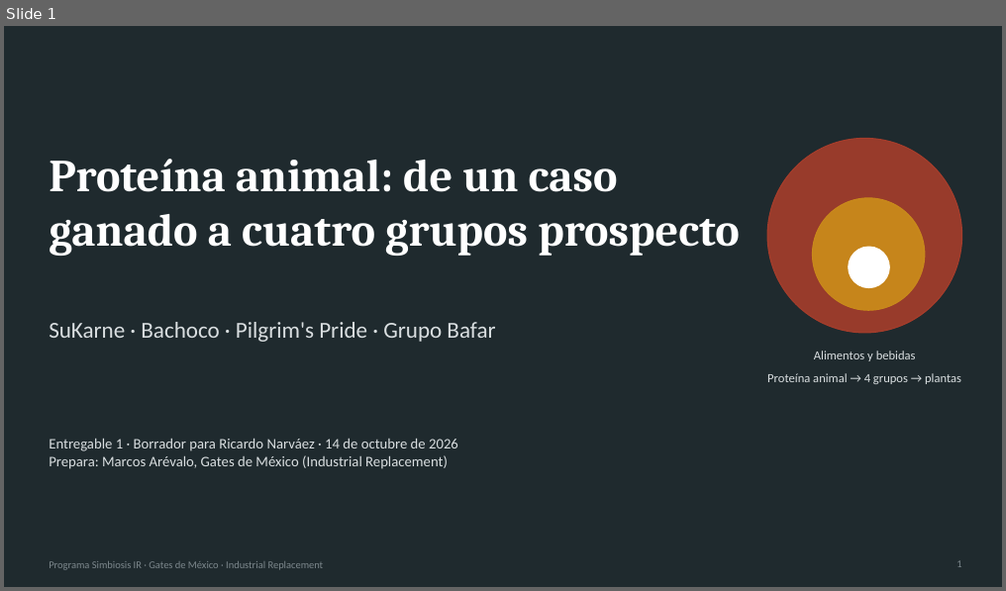
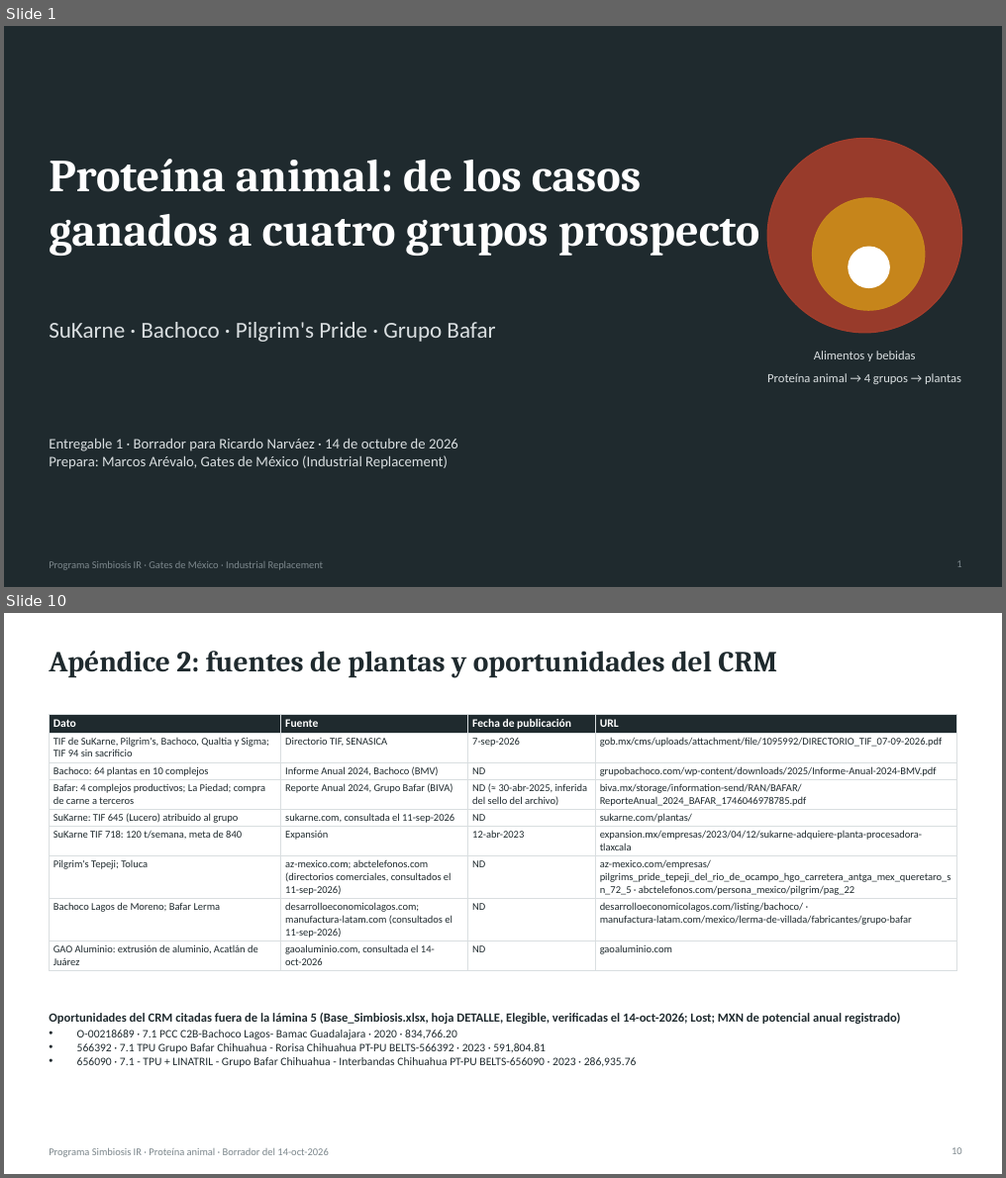
Before and after one commit to Marckqalex/Simbiosis-IR, a slide deck: entregables/Simbiosis_IR_Proteina_Animal_Entregable1.pptx. Shown one above the other, each under a label of ours: slide 1 before the commit, slides 1 and 10 after it; the slides between them are not shown. The pictures are 1006x591 and 1006x1178 pixels, drawn with LibreOffice and Linux fonts; fonts in the diff are those of the drawing. Boxes give left, top, right and bottom in pixels: in the first picture for what was removed or moved away, otherwise in the second. Text is boxed around its words. In the diff, an @@ line names an element or a change of style, - is before the commit and + after.

```diff
--- a/entregables/Simbiosis_IR_Proteina_Animal_Entregable1.pptx
+++ b/entregables/Simbiosis_IR_Proteina_Animal_Entregable1.pptx
@@ slide 10 added at box(4, 613, 1002, 1174), background #FFFFFF @@
@@ title added at box(49, 651, 777, 678), 28 pt, text #1F2A2E, bold @@
+Apéndice 2: fuentes de plantas y oportunidades del CRM
@@ table added at box(49, 714, 957, 1058), 9 rows, 4 columns @@
+Dato | Fuente | Fecha de publicación | URL
+TIF de SuKarne, Pilgrim's, Bachoco, Qualtia y Sigma; TIF 94 sin sacrificio | Directorio TIF, SENASICA | 7-sep-2026 | gob.mx/cms/uploads/attachment/file/1095992/DIRECTORIO_TIF_07-09-2026.pdf
+Bachoco: 64 plantas en 10 complejos | Informe Anual 2024, Bachoco (BMV) | ND | grupobachoco.com/wp-content/downloads/2025/Informe-Anual-2024-BMV.pdf
+Bafar: 4 complejos productivos; La Piedad; compra de carne a terceros | Reporte Anual 2024, Grupo Bafar (BIVA) | ND (≈ 30-abr-2025, inferida del sello del archivo) | biva.mx/storage/information-send/RAN/BAFAR/ReporteAnual_2024_BAFAR_1746046978785.pdf
+SuKarne: TIF 645 (Lucero) atribuido al grupo | sukarne.com, consultada el 11-sep-2026 | ND | sukarne.com/plantas/
+SuKarne TIF 718: 120 t/semana, meta de 840 | Expansión | 12-abr-2023 | expansion.mx/empresas/2023/04/12/sukarne-adquiere-planta-procesadora-tlaxcala
+Pilgrim's Tepeji; Toluca | az-mexico.com; abctelefonos.com (directorios comerciales, consultados el 11-sep-2026) | ND | az-mexico.com/empresas/pilgrims_pride_tepeji_del_rio_de_ocampo_hgo_carretera_antga_mex_queretaro_sn_72_5 · abctelefonos.com/persona_mexico/pilgrim/pag_22
+Bachoco Lagos de Moreno; Bafar Lerma | desarrolloeconomicolagos.com; manufactura-latam.com (consultados el 11-sep-2026) | ND | desarrolloeconomicolagos.com/listing/bachoco/ · manufactura-latam.com/mexico/lerma-de-villada/fabricantes/grupo-bafar
+GAO Aluminio: extrusión de aluminio, Acatlán de Juárez | gaoaluminio.com, consultada el 14-oct-2026 | ND | gaoaluminio.com
@@ text added at box(49, 1013, 901, 1067), 11 pt, text #1F2A2E @@
+Oportunidades del CRM citadas fuera de la lámina 5 (Base_Simbiosis.xlsx, hoja DETALLE, Elegible, verificadas el 14-oct-2026; Lost; MXN de potencial anual registrado)
+• O-00218689 · 7.1 PCC C2B-Bachoco Lagos- Bamac Guadalajara · 2020 · 834,766.20
+• 566392 · 7.1 TPU Grupo Bafar Chihuahua - Rorisa Chihuahua PT-PU BELTS-566392 · 2023 · 591,804.81
+• 656090 · 7.1 - TPU + LINATRIL - Grupo Bafar Chihuahua - Interbandas Chihuahua PT-PU BELTS-656090 · 2023 · 286,935.76
@@ text added at box(49, 1149, 328, 1157), 10 pt, text #7C878C @@
+Programa Simbiosis IR · Proteína animal · Borrador del 14-oct-2026
@@ page number added at box(951, 1148, 962, 1155), 10 pt, text #7C878C @@
+10
@@ slide 1 changed as well @@
@@ text at box(49, 159, 759, 256): text changed @@
-Proteína animal: de un caso ganado a cuatro grupos prospecto
+Proteína animal: de los casos ganados a cuatro grupos prospecto
```
Also in this commit, not shown: 7 other slides changed, 2 other files.
